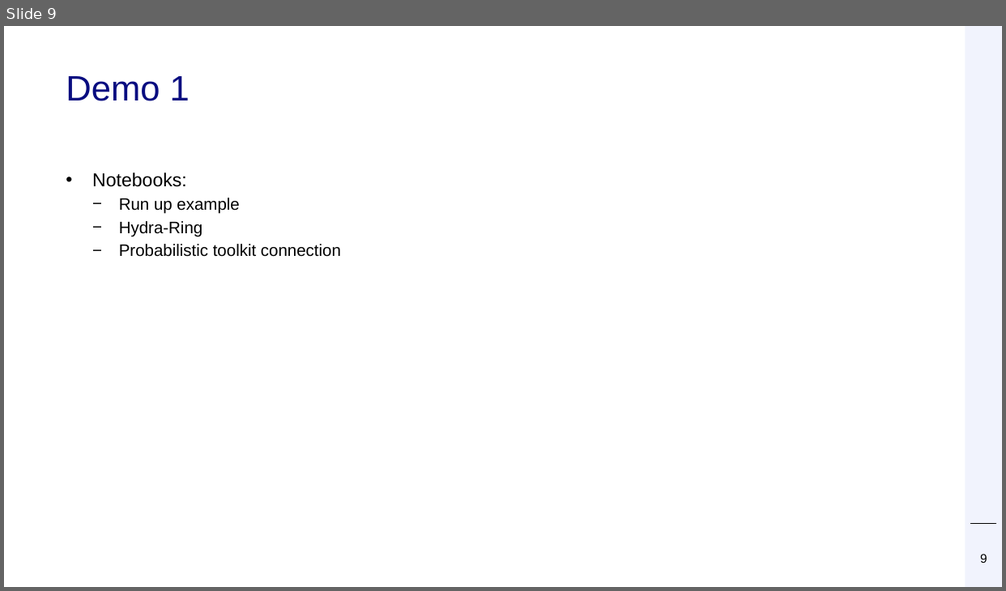
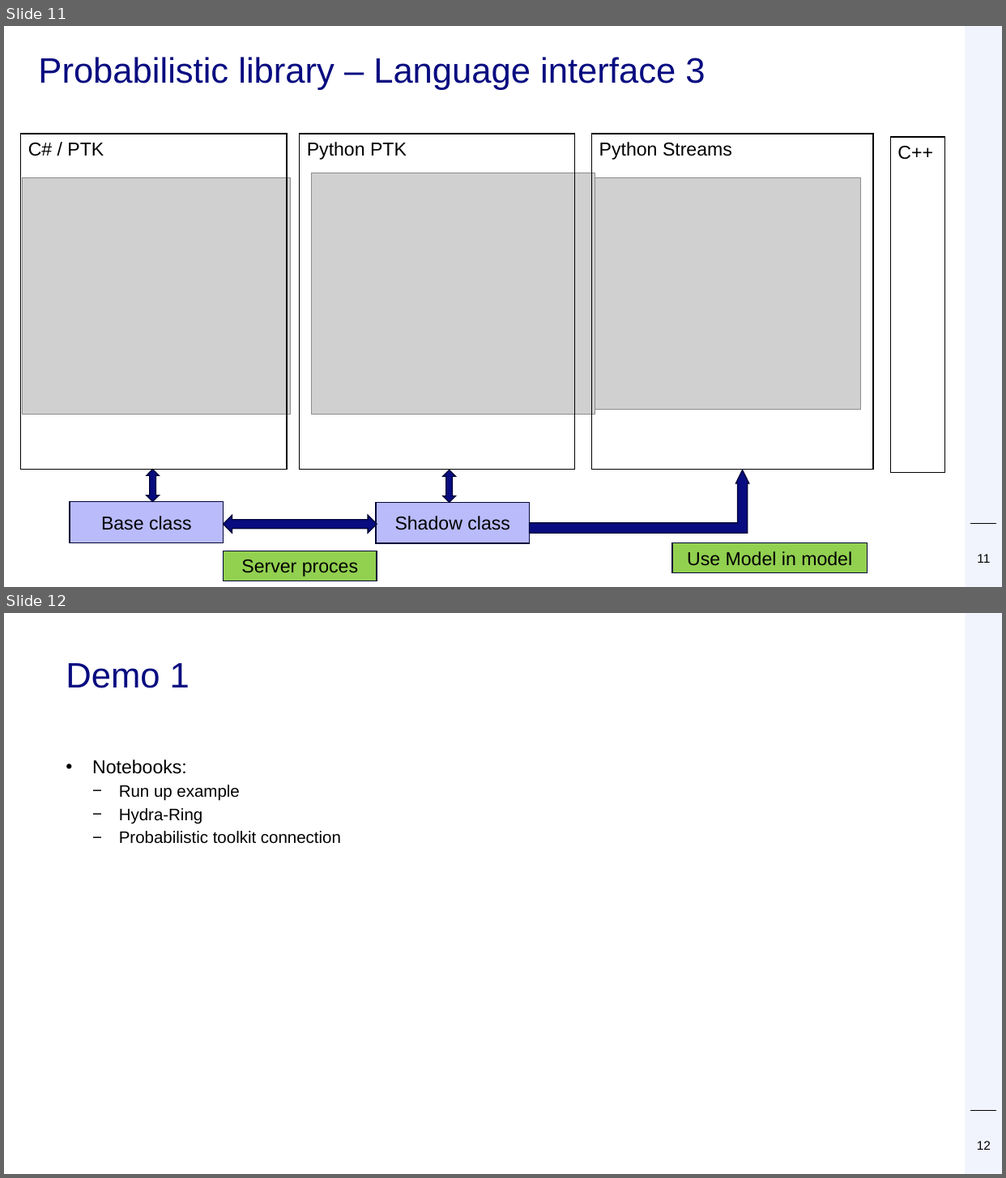
Before and after one commit to Deltares/ProbabilisticLibrary, a slide deck: doc/presentations/Probabilistic Library GFS 2 okt 2024.pptx. Shown one above the other, each under a label of ours: slide 9 before the commit, slides 11 and 12 after it. The pictures are 1006x591 and 1006x1178 pixels, drawn with LibreOffice and Linux fonts; fonts in the diff are those of the drawing; grey boxes stand for pictures; background and template pictures are left out. Boxes give left, top, right and bottom in pixels: in the first picture for what was removed or moved away, otherwise in the second. Text is boxed around its words. In the diff, an @@ line names an element or a change of style, - is before the commit and + after.

```diff
--- a/doc/presentations/Probabilistic Library GFS 2 okt 2024.pptx
+++ b/doc/presentations/Probabilistic Library GFS 2 okt 2024.pptx
@@ slide 11 added at bbox=[4, 26, 1002, 587], background #FFFFFF; not listed: 2 template elements that a slide beside it also shows @@
@@ title added at bbox=[38, 57, 705, 90], 34 pt, text #080C80 @@
+Probabilistic library – Language interface 3
@@ rectangle added at bbox=[20, 134, 286, 470], outline #000000 1 pt, 18 pt, text #000000 @@
+C# / PTK
@@ rectangle added at bbox=[300, 134, 574, 470], outline #000000 1 pt, 18 pt, text #000000 @@
+Python PTK
@@ rectangle added at bbox=[592, 134, 873, 470], outline #000000 1 pt, 18 pt, text #000000 @@
+Python Streams
@@ rectangle added at bbox=[890, 137, 945, 473], outline #000000 1 pt, 18 pt, text #000000 @@
+C++
@@ picture added at bbox=[22, 178, 290, 416] @@
@@ picture added at bbox=[311, 173, 594, 415] @@
@@ picture added at bbox=[594, 178, 860, 410] @@
@@ left right arrow added at bbox=[147, 470, 159, 502], fill #080C80, outline #040538 1 pt @@
@@ left right arrow added at bbox=[443, 471, 455, 503], fill #080C80, outline #040538 1 pt @@
@@ bent up arrow added at bbox=[530, 470, 750, 533], fill #080C80, outline #040538 1 pt @@
@@ rectangle added at bbox=[70, 502, 224, 544], fill #B9BBFB, outline #040538 1 pt, 18 pt, text #000000 @@
+Base class
@@ rectangle added at bbox=[376, 503, 530, 544], fill #B9BBFB, outline #040538 1 pt, 18 pt, text #000000 @@
+Shadow class
@@ left right arrow added at bbox=[224, 515, 377, 534], fill #080C80, outline #040538 1 pt @@
@@ rectangle added at bbox=[224, 552, 377, 582], fill #92D050, outline #040538 1 pt, 18 pt, text #000000 @@
+Server proces
@@ rectangle added at bbox=[672, 544, 867, 574], fill #92D050, outline #040538 1 pt, 18 pt, text #000000 @@
+Use Model in model
@@ page number added at bbox=[977, 554, 990, 563], 12 pt, text #000000 @@
+11
@@ what was slide 9 is now slide 12 @@
@@ page number at bbox=[977, 1141, 991, 1150]: text changed @@
-9
+12
```
Also in this commit, not shown: 1 slide changed, 2 other slides added.
